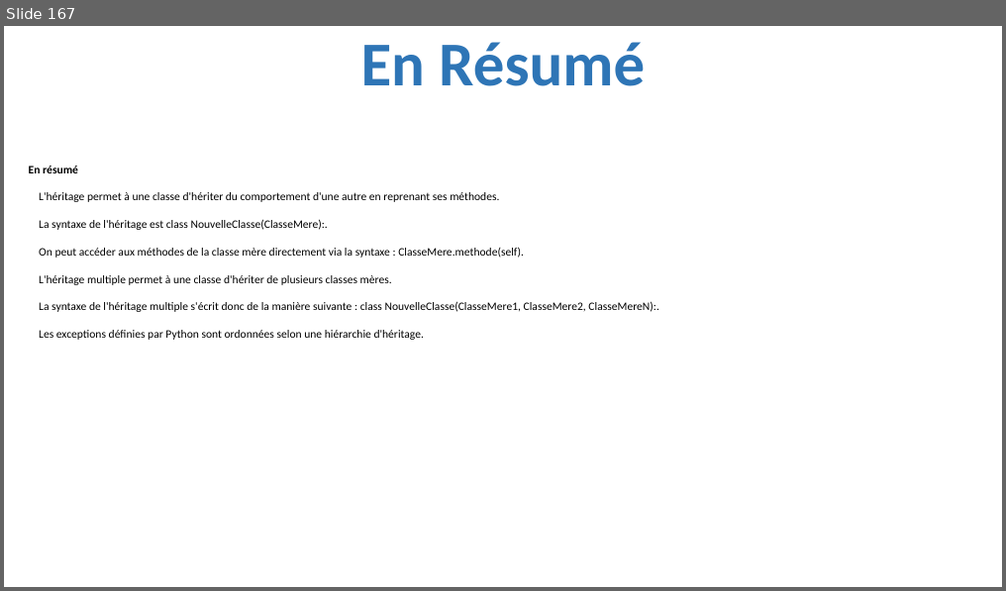
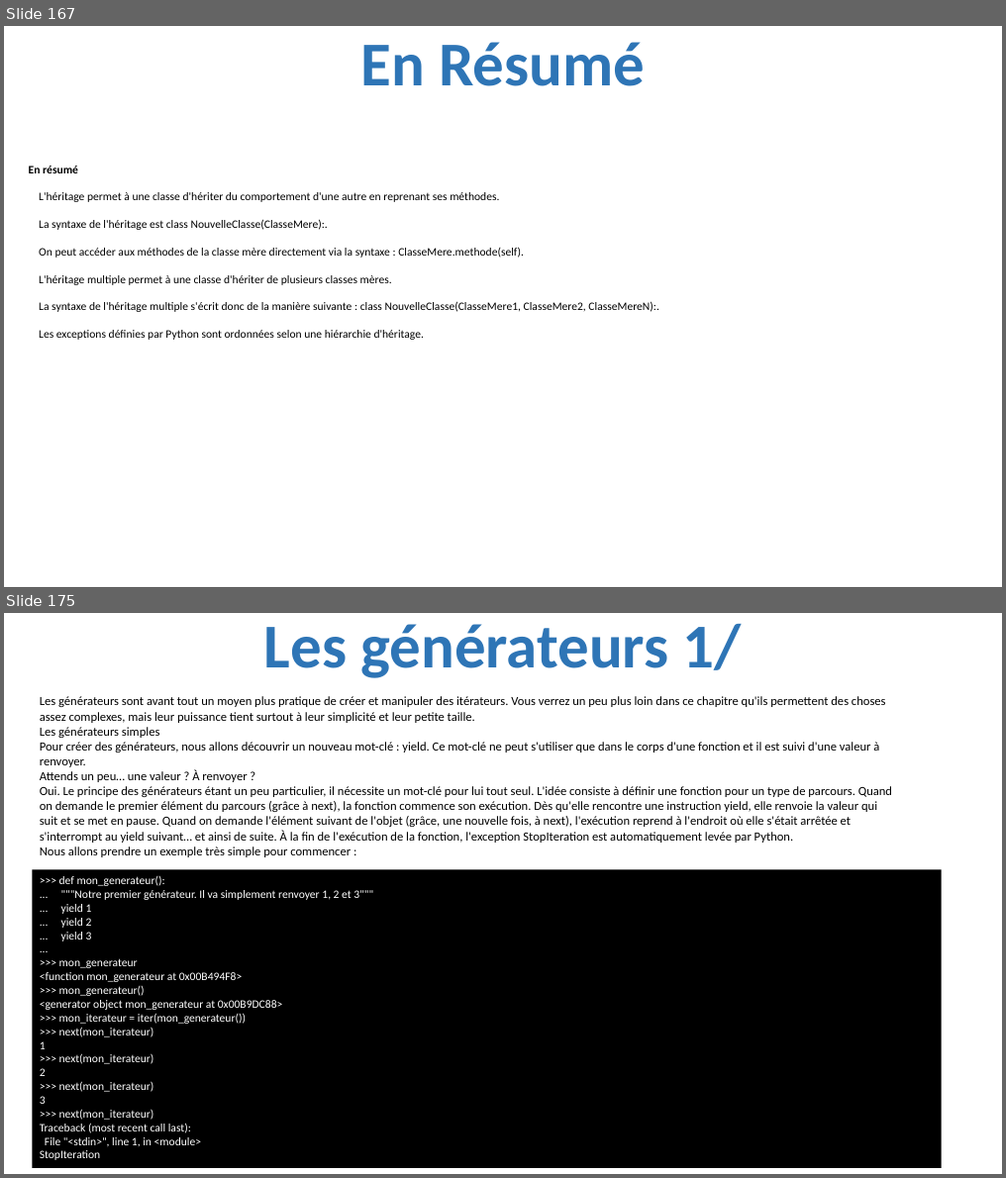
Before and after one commit to julienPalleau/PythonDoc, a slide deck: Python-resume.pptx. Shown one above the other, each under a label of ours: slide 167 before the commit, slides 167 and 175 after it; the slides between them are not shown. The pictures are 1006x591 and 1006x1178 pixels, drawn with LibreOffice and Linux fonts; fonts in the diff are those of the drawing. Boxes give left, top, right and bottom in pixels: in the first picture for what was removed or moved away, otherwise in the second. Text is boxed around its words. In the diff, an @@ line names an element or a change of style, - is before the commit and + after.

Commit message:
Les generateurs

```diff
--- a/Python-resume.pptx
+++ b/Python-resume.pptx
@@ slide 175 added at (4,613,1002,1174), background #FFFFFF @@
@@ title added at (264,623,742,678), 60 pt, text #2E75B6, bold @@
+Les générateurs 1/
@@ text added at (40,696,892,858), 12 pt, text #000000 @@
+Les générateurs sont avant tout un moyen plus pratique de créer et manipuler des itérateurs. Vous verrez un peu plus loin dans ce chapitre qu'ils permettent des choses assez complexes, mais leur puissance tient surtout à leur simplicité et leur petite taille.
+Les générateurs simples
+Pour créer des générateurs, nous allons découvrir un nouveau mot-clé : yield. Ce mot-clé ne peut s'utiliser que dans le corps d'une fonction et il est suivi d'une valeur à renvoyer.
+Attends un peu… une valeur ? À renvoyer ?
+Oui. Le principe des générateurs étant un peu particulier, il nécessite un mot-clé pour lui tout seul. L'idée consiste à définir une fonction pour un type de parcours. Quand on demande le premier élément du parcours (grâce à next), la fonction commence son exécution. Dès qu'elle rencontre une instruction yield, elle renvoie la valeur qui suit et se met en pause. Quand on demande l'élément suivant de l'objet (grâce, une nouvelle fois, à next), l'exécution reprend à l'endroit où elle s'était arrêtée et s'interrompt au yield suivant… et ainsi de suite. À la fin de l'exécution de la fonction, l'exception StopIteration est automatiquement levée par Python.
+Nous allons prendre un exemple très simple pour commencer :
@@ rectangle added at (33,869,943,1168), fill #000000, 11 pt, text #FFFFFF @@
+>>> def mon_generateur():
+... """Notre premier générateur. Il va simplement renvoyer 1, 2 et 3"""
+... yield 1
+... yield 2
+... yield 3
+...
+>>> mon_generateur
+<function mon_generateur at 0x00B494F8>
+>>> mon_generateur()
+<generator object mon_generateur at 0x00B9DC88>
+>>> mon_iterateur = iter(mon_generateur())
+>>> next(mon_iterateur)
+1
+>>> next(mon_iterateur)
+2
+>>> next(mon_iterateur)
+3
+>>> next(mon_iterateur)
+Traceback (most recent call last):
+File "<stdin>", line 1, in <module>
+StopIteration
```
Also in this commit, not shown: 8 other slides added.
